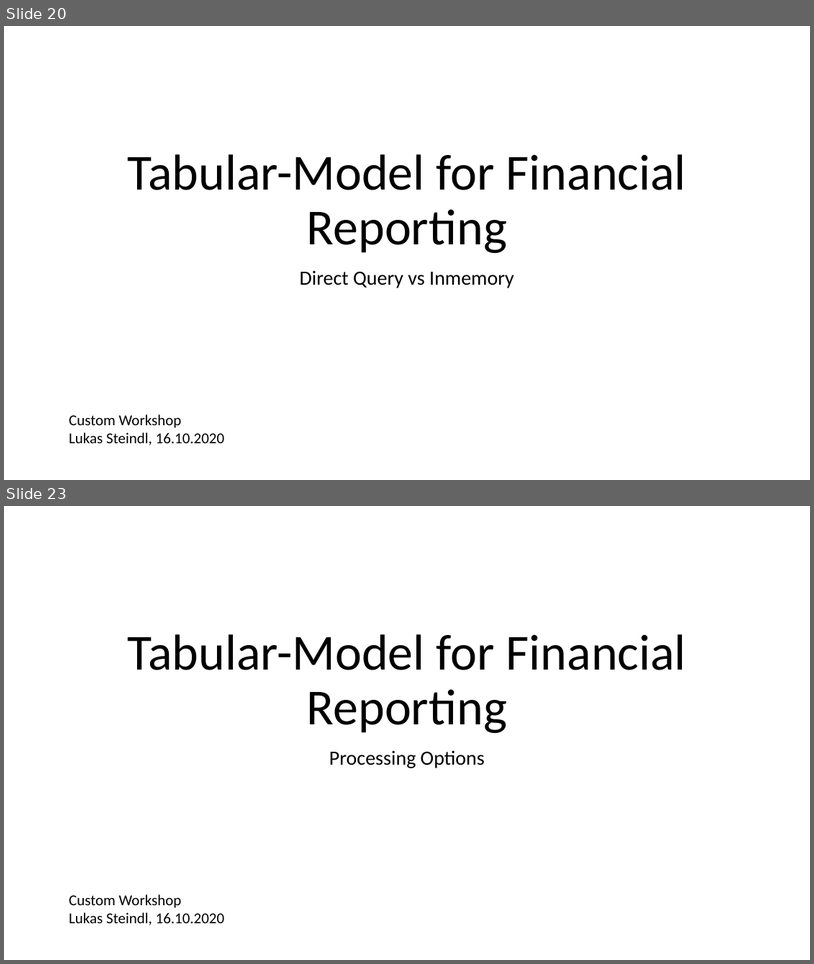
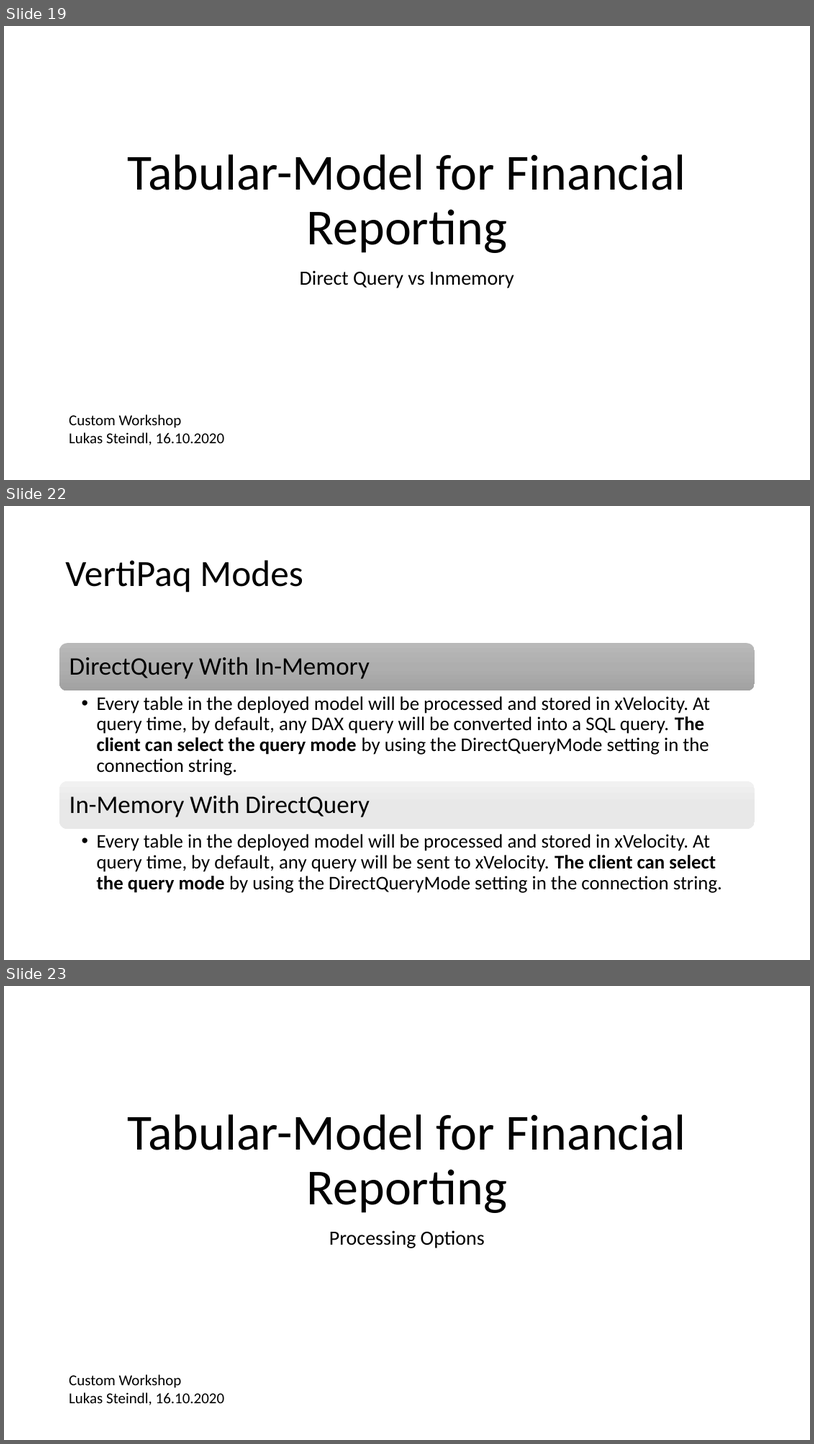
Before and after one commit to LukasSteindl/tabularmodelforfinance, a slide deck: Slides.pptx. Shown one above the other, each under a label of ours: slides 20 and 23 before the commit, slides 19, 22 and 23 after it; the slides between them are not shown. The pictures are 814x964 and 814x1444 pixels, drawn with LibreOffice and Linux fonts; fonts in the diff are those of the drawing. Boxes give left, top, right and bottom in pixels: in the first picture for what was removed or moved away, otherwise in the second. Text is boxed around its words. In the diff, an @@ line names an element or a change of style, - is before the commit and + after.

```diff
--- a/Slides.pptx
+++ b/Slides.pptx
@@ slide 22 added at [4, 506, 810, 960], background #FFFFFF @@
@@ title added at [65, 560, 303, 592], 44 pt, text #000000 @@
+VertiPaq Modes
@@ group added at [59, 643, 756, 893]: 4 texts, 2 rounded rectangles @@
+DirectQuery With In-Memory
+  • Every table in the deployed model will be processed and stored in xVelocity. At query time, by default, any DAX query will be converted into a SQL query. The client can select the query mode by using the DirectQueryMode setting in the connection string.
+In-Memory With DirectQuery
+  • Every table in the deployed model will be processed and stored in xVelocity. At query time, by default, any query will be sent to xVelocity. The client can select the query mode by using the DirectQueryMode setting in the connection string.
@@ what was slide 20 is now slide 19 @@
```
Also in this commit, not shown: 6 slides changed, 2 other slides added, 3 slides removed.
